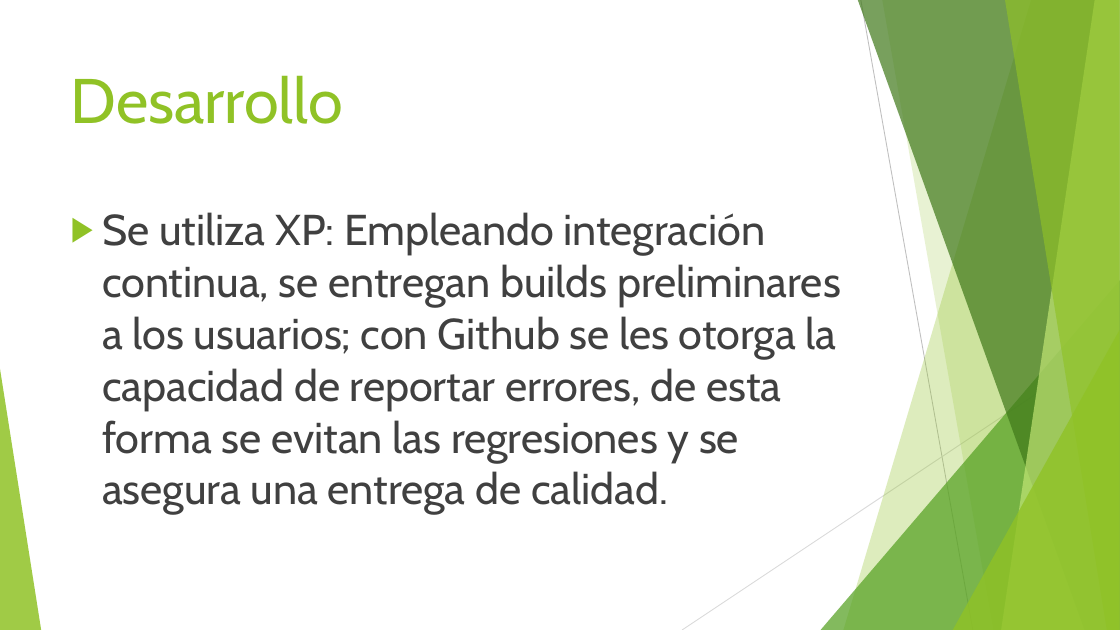
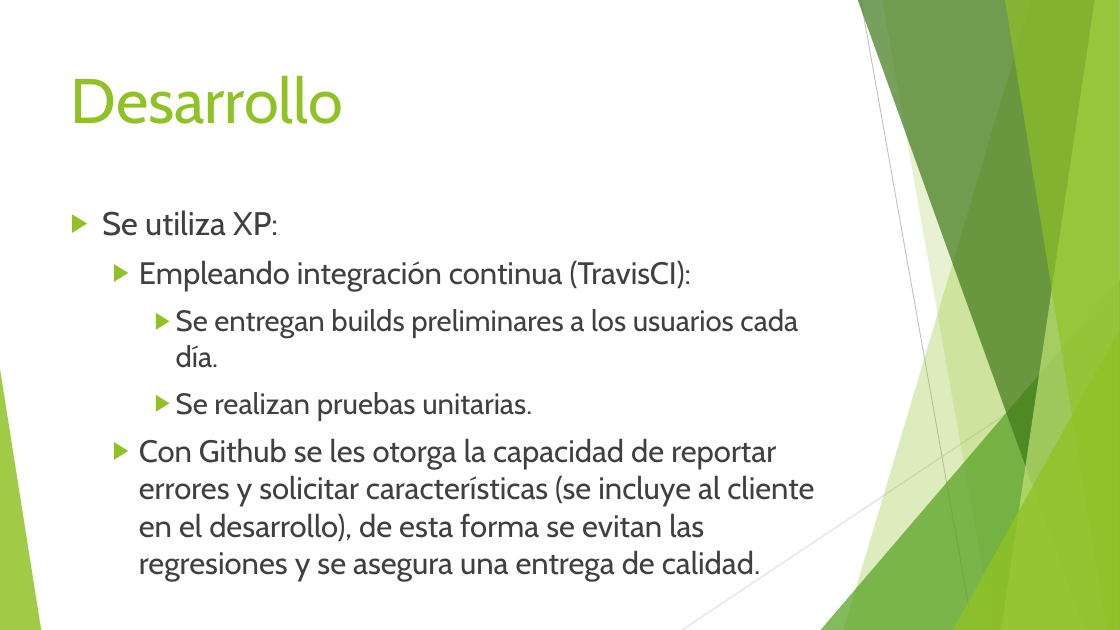
Before and after one commit to DerTee/Framework-Joyeuse, a slide deck: slide 3 of Presentaciones/Metodologias.pptx. Drawn at 1120x630 pixels with LibreOffice and Linux fonts; fonts in the diff are those of the drawing. Boxes give left, top, right and bottom in pixels: in the first picture for what was removed or moved away, otherwise in the second. Text is boxed around its words. In the diff, an @@ line names an element or a change of style, - is before the commit and + after.

```diff
--- a/Presentaciones/Metodologias.pptx
+++ b/Presentaciones/Metodologias.pptx
@@ text at <box>102,210,814,582</box>: text changed; size 37 to 26.6 pt @@
-▶ Se utiliza XP: Empleando integración continua, se entregan builds preliminares a los usuarios; con Github se les otorga la capacidad de reportar errores, de esta forma se evitan las regresiones y se asegura una entrega de calidad.
+▶ Se utiliza XP:
+  ▶ Empleando integración continua (TravisCI):
+    ▶ Se entregan builds preliminares a los usuarios cada día.
+    ▶ Se realizan pruebas unitarias.
+  ▶ Con Github se les otorga la capacidad de reportar errores y solicitar características (se incluye al cliente en el desarrollo), de esta forma se evitan las regresiones y se asegura una entrega de calidad.
```
Also in this commit, not shown: 1 other slide changed.
